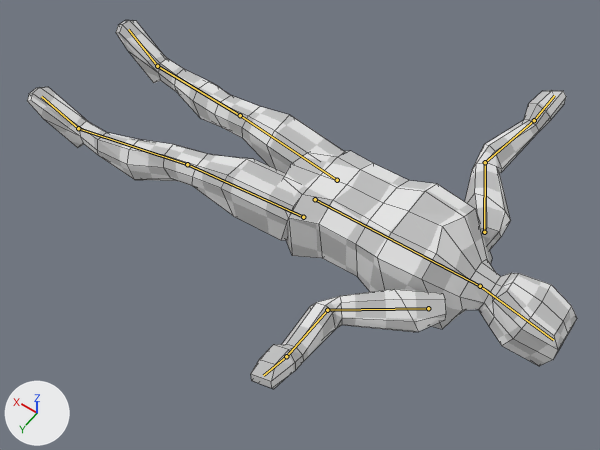
A saved change to the Blender file wd/models/attacker modelling/attacker.blend.
One viewpoint serves both versions: a 50 mm lens placed at (-2.416, 1.409, 2.16), pointed at (-1.457, 0.066, 0.049). The axes (+X, +Y, +Z) are drawn at lower left. The lights are the same throughout. Both versions are drawn at frame 16 of the action 'death'; the numbers are the values there. The bones that bend it are drawn over the model as lines. Mesh edges are drawn as thin lines.

Objects in the first picture: 'attacker'.
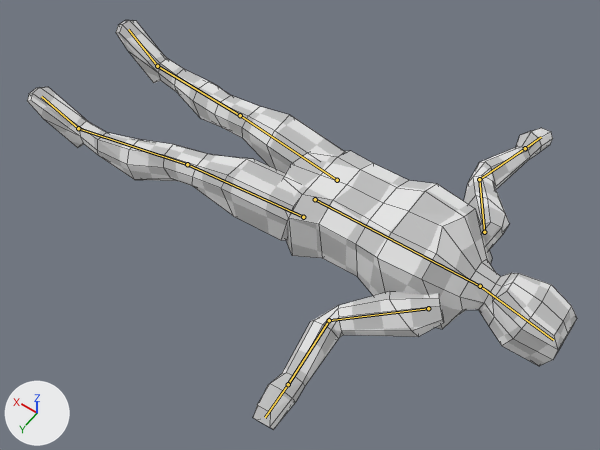
Diff of the bpy script that builds the scene:
```diff
--- a/wd/models/attacker modelling/attacker.blend.py
+++ b/wd/models/attacker modelling/attacker.blend.py
@@ bone_upperarm_l @@
 bone_upperarm_l = bpy.data.objects['Armature'].pose.bones['upperarm.l']  # child of 'torso'
-bone_upperarm_l.rotation_quaternion = (0.959, -0.005, -0.28, -0.048)  # degrees (1, -32, -6)
+bone_upperarm_l.rotation_quaternion = (0.899, 0.023, -0.432, 0.074)  # degrees (-2, -51, 10)
@@ bone_hand_l @@
 bone_hand_l = bpy.data.objects['Armature'].pose.bones['hand.l']  # child of 'lowerarm.l'
-bone_hand_l.rotation_quaternion = (1.0, 0.0, 0.0, 0.0)  # degrees (0, 0, 0)
+bone_hand_l.rotation_quaternion = (0.995, 0.096, 0.002, 0.027)  # degrees (11, 0, 3)
@@ bone_upperarm_r @@
 bone_upperarm_r = bpy.data.objects['Armature'].pose.bones['upperarm.r']  # child of 'torso'
-bone_upperarm_r.rotation_quaternion = (0.959, 0.215, 0.175, 0.055)  # degrees (27, 18, 11)
+bone_upperarm_r.rotation_quaternion = (0.936, 0.224, 0.265, -0.054)  # degrees (27, 31, 1)
@@ bone_hand_r @@
 bone_hand_r = bpy.data.objects['Armature'].pose.bones['hand.r']  # child of 'lowerarm.r'
-bone_hand_r.rotation_quaternion = (1.0, 0.0, 0.0, 0.0)  # degrees (0, 0, 0)
+bone_hand_r.rotation_quaternion = (0.986, 0.116, -0.023, -0.114)  # degrees (13, -1, -13)
```

Pixel boxes (x1, y1, x2, y2) of what changed, in the pictures (600 x 450 px):
'attacker', posed (11% taller)
    before: (27, 20, 577, 389)
    after: (27, 20, 577, 429)
bone 'upperarm.l', root to tip
    before: (428, 308) to (327, 310)
    after: (428, 308) to (329, 320)
bone 'hand.l', root to tip
    before: (286, 356) to (263, 375)
    after: (288, 384) to (265, 417)
bone 'upperarm.r', root to tip
    before: (484, 232) to (485, 162)
    after: (484, 232) to (479, 179)
bone 'hand.r', root to tip
    before: (534, 120) to (554, 95)
    after: (525, 148) to (541, 137)
